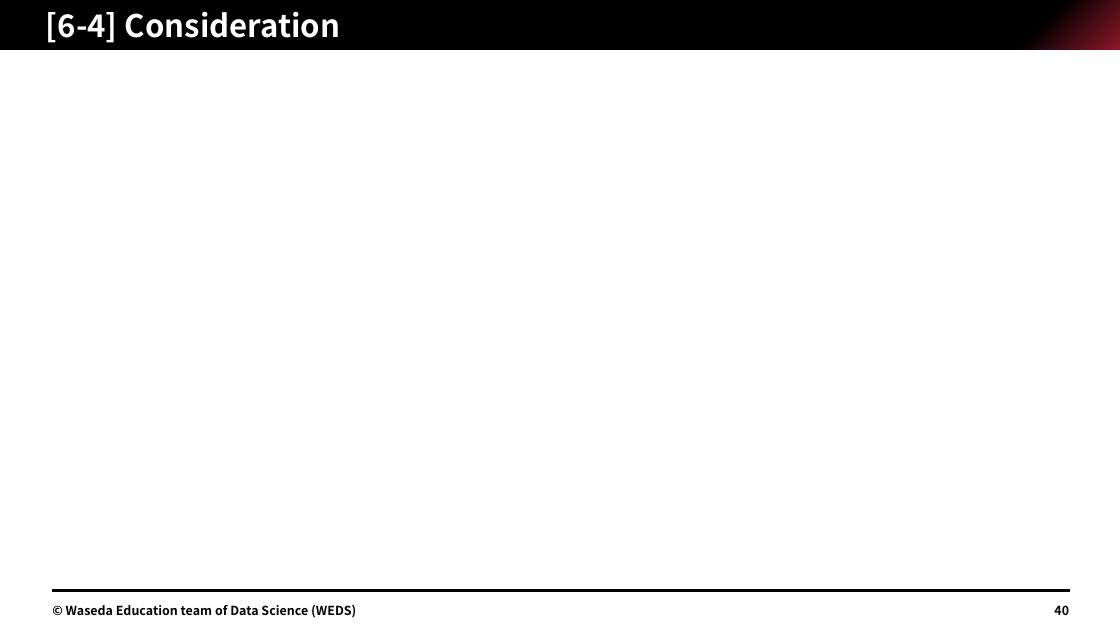
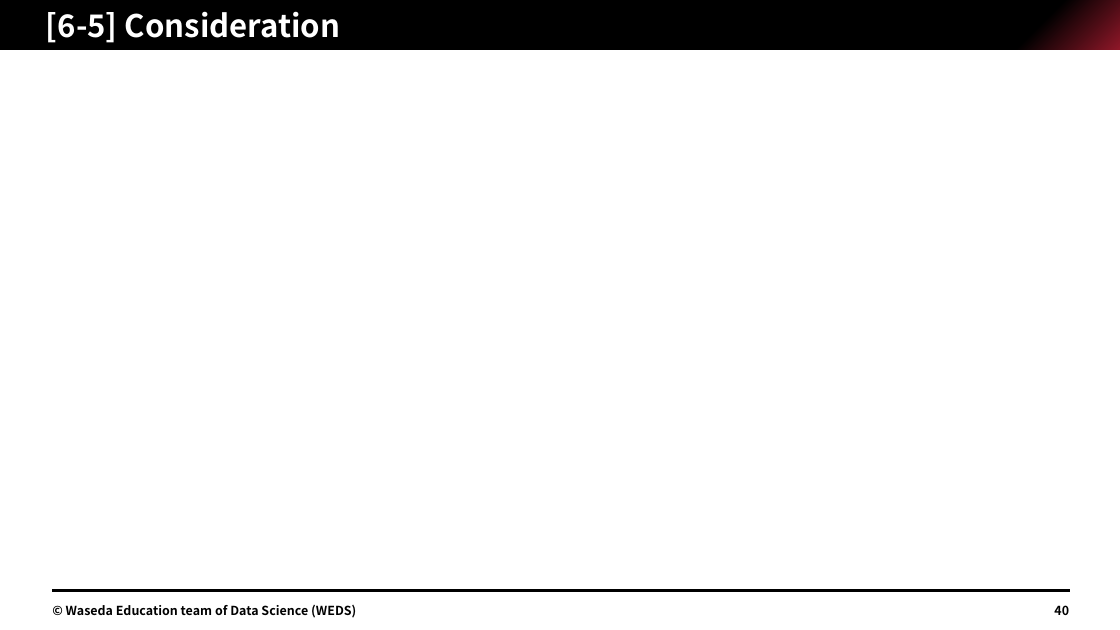
Before and after one commit to Jimin-Park0901/Data-Science, a slide deck: slide 40 of Store_Sale/assignment/1W22CF16.pptx. Drawn at 1120x630 pixels with LibreOffice and Linux fonts; fonts in the diff are those of the drawing; grey boxes stand for pictures. Boxes give left, top, right and bottom in pixels: in the first picture for what was removed or moved away, otherwise in the second. Text is boxed around its words. In the diff, an @@ line names an element or a change of style, - is before the commit and + after.

```diff
--- a/Store_Sale/assignment/1W22CF16.pptx
+++ b/Store_Sale/assignment/1W22CF16.pptx
@@ title at box(46, 11, 340, 43): text changed @@
-[6-4] Consideration
+[6-5] Consideration
```
Also in this commit, not shown: 10 other slides changed, 5 other files.
